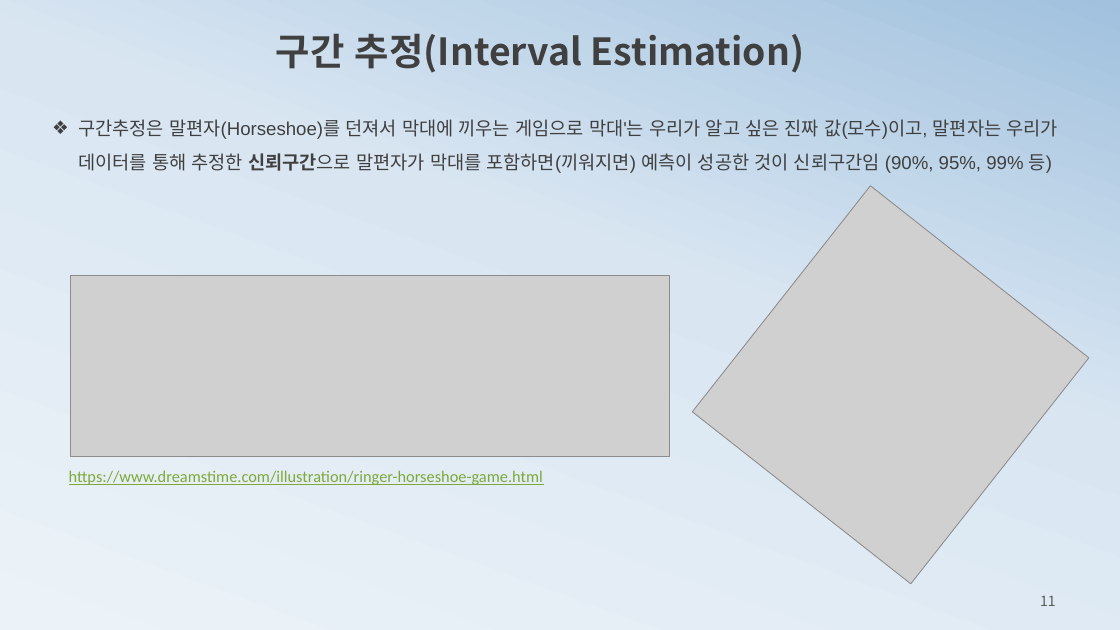
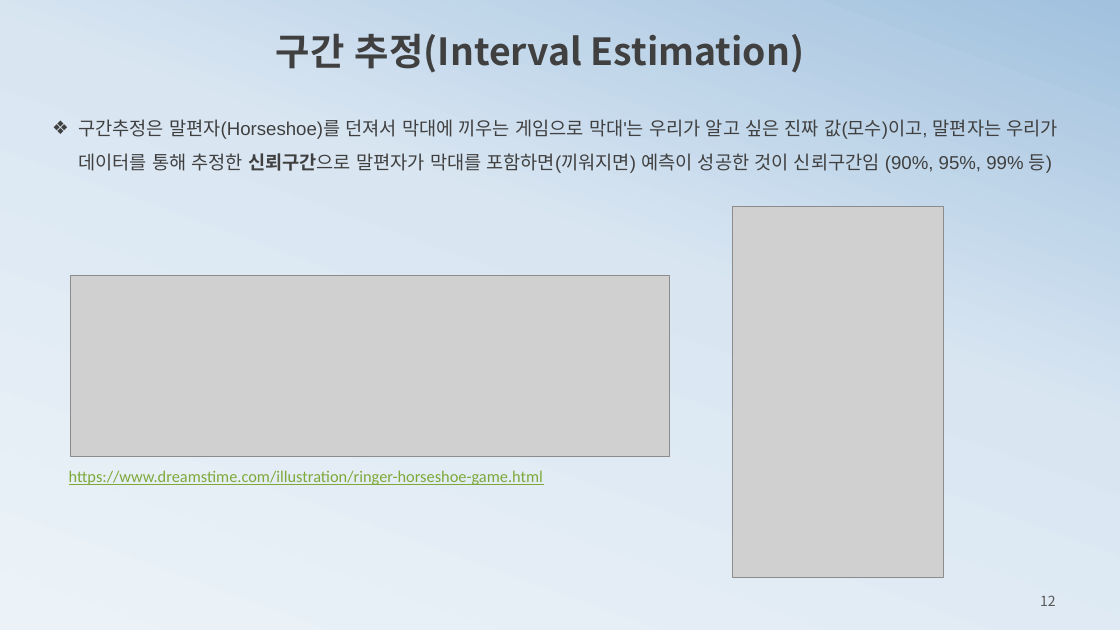
Before and after one commit to ancestor9/mathematics-for-machine-learning, a slide deck: slide 12 of 4_Estimation.pptx (slide 11 before the commit). Drawn at 1120x630 pixels with LibreOffice and Linux fonts; fonts in the diff are those of the drawing; grey boxes stand for pictures. Boxes give left, top, right and bottom in pixels: in the first picture for what was removed or moved away, otherwise in the second. Text is boxed around its words. In the diff, an @@ line names an element or a change of style, - is before the commit and + after.

```diff
--- a/4_Estimation.pptx
+++ b/4_Estimation.pptx
@@ picture removed at box(692, 186, 1089, 584) @@
@@ picture added at box(732, 206, 944, 577) @@
@@ page number at box(1040, 595, 1056, 606): text changed @@
-11
+12
```
Also in this commit, not shown: 1 other slide changed, 1 slide added, 2 other files.
